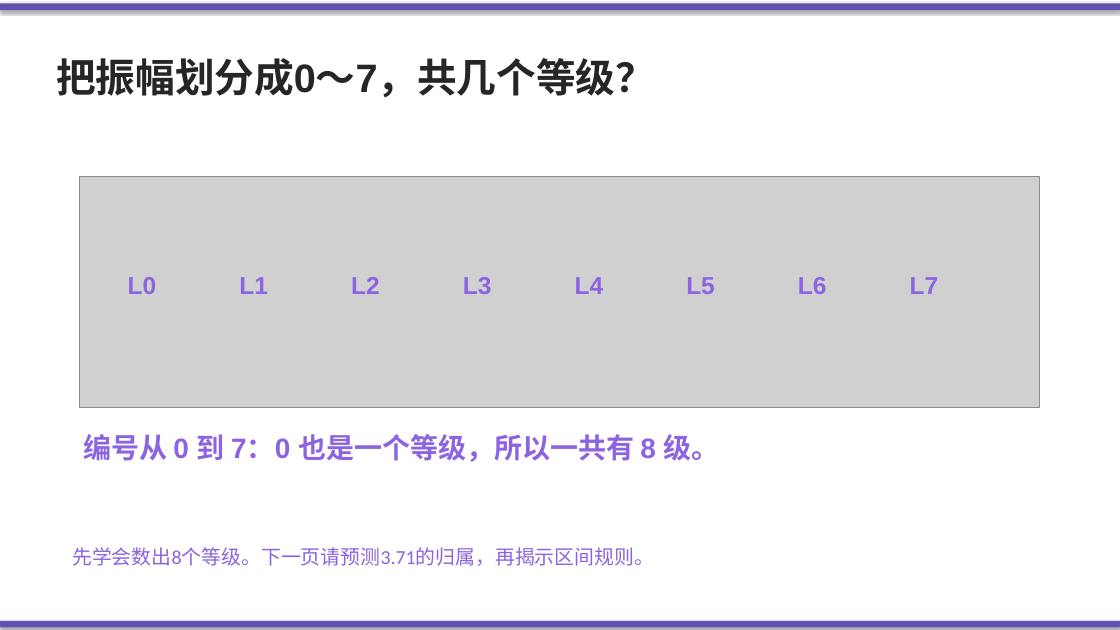
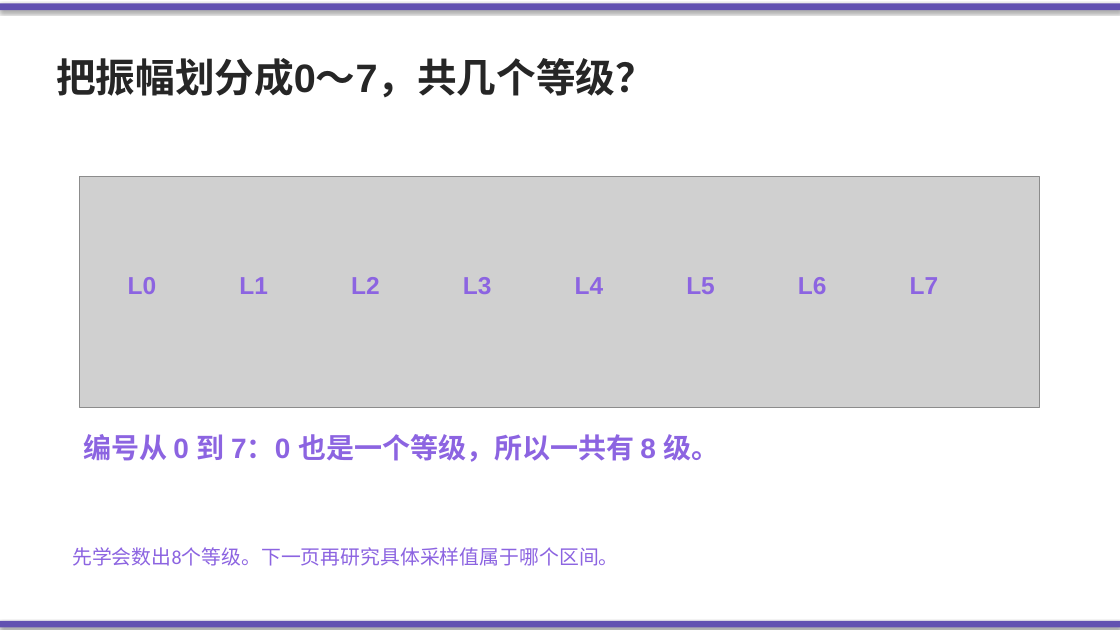
Before and after one commit to Kunonepeng/shtick, a slide deck: slide 16 of 1-2-encoding/1-2-3-audio-encoding-v2/1-2-3-audio-encoding-v8.4.10.pptx. Drawn at 1120x630 pixels with LibreOffice and Linux fonts; fonts in the diff are those of the drawing; grey boxes stand for pictures. Boxes give left, top, right and bottom in pixels: in the first picture for what was removed or moved away, otherwise in the second. Text is boxed around its words. In the diff, an @@ line names an element or a change of style, - is before the commit and + after.

```diff
--- a/1-2-encoding/1-2-3-audio-encoding-v2/1-2-3-audio-encoding-v8.4.10.pptx
+++ b/1-2-encoding/1-2-3-audio-encoding-v2/1-2-3-audio-encoding-v8.4.10.pptx
@@ text at (72, 547, 619, 566): text changed @@
-先学会数出8个等级。下一页请预测3.71的归属，再揭示区间规则。
+先学会数出8个等级。下一页再研究具体采样值属于哪个区间。
```
Also in this commit, not shown: 1 other file.
